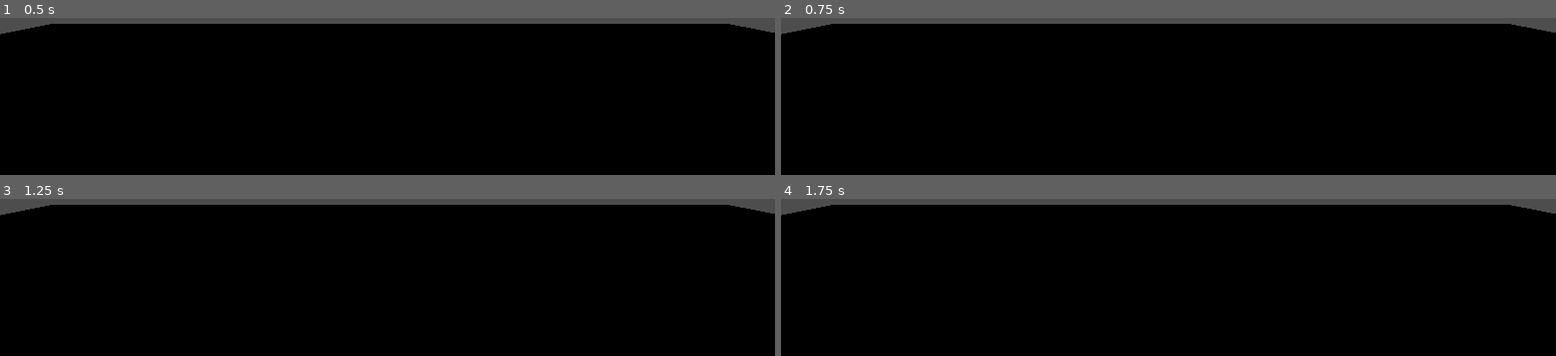
Above: before the commit, frames 1-4 (two rows, left to right).
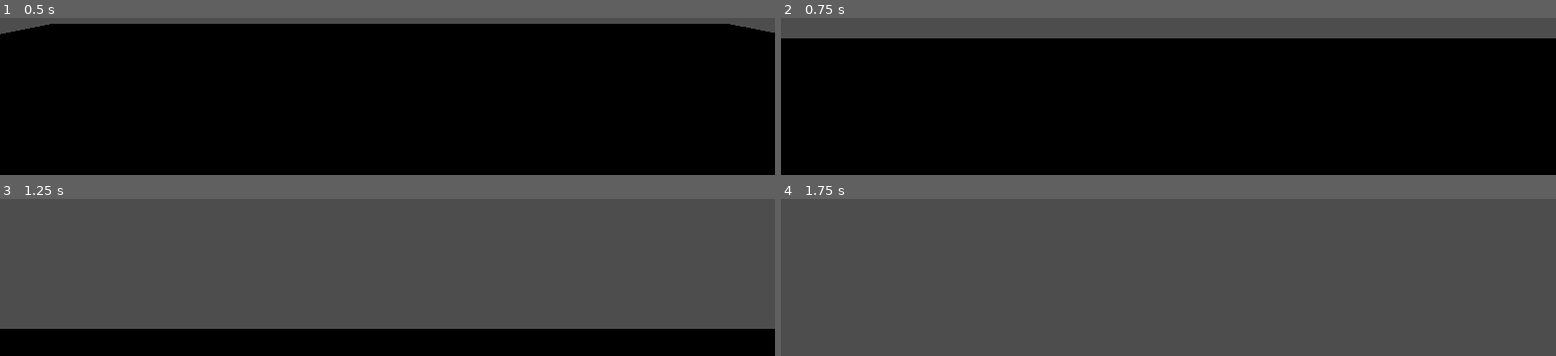
Above: after the commit, the same moments.

Repository: RadRaban/rotacja_chodzenie_cos
Game: Godot game, scene res://gra na tel.tscn
Two runs of this game, one before a commit and one after it. Both use one fixed random seed, a clock stepped at 60 frames per second and the inputs below.
Inputs (mouse positions are in pixels of both pictures, inside the frame that each line leads up to):
- Up to frame 1 (0.5 s): no input
- Up to frame 2 (0.75 s): tap Enter at 0.5 s; move the mouse to (outside the picture) at 0.52 s; press the mouse at (outside the picture) at 0.53 s
- Up to frame 3 (1.25 s): no input
- Up to frame 4 (1.75 s): move the mouse to (outside the picture) at 1.27 s; release the mouse at (outside the picture) at 1.28 s; click (outside the picture) at 1.35 s

Frame 1 is identical in both runs. In frame 2, 8.9% of the frame differs, in the area x 0-100%, y 3-13%; in frame 3, 79%; in frame 4, 96%, in the area x 0-100%, y 3-100%.

Commit message:
Działa chodzenie ruszanie

Diff:
--- a/player.gd
+++ b/player.gd
@@ -2,22 +2,26 @@
 
 const SPEED = 4.0
 const GRAVITY = 9.8
-
 @onready var head = $Head
 
+
+
 func _physics_process(delta):
-	# 📌 Odczytaj orientację z czujnika
-	var gravity_vec = Input.get_gravity()  # lepsze niż accelerometer
+	# Grawitacja
+	if not is_on_floor():
+		velocity.y -= GRAVITY * delta
+	else:
+		velocity.y = 0
+
+	# Obracanie kamerą przez akcelerometr (poniżej poprawimy oś Y)
 	var gyro = Input.get_gyroscope()
+	var yaw = gyro.y * delta * -5
+	var pitch = gyro.x * delta * -5
 
-	# 📌 Zamień odczyt na obrót (np. yaw = obrót poziomy)
-	var yaw = gyro.y * delta * 5  # w lewo/prawo
-	var pitch = gyro.x * delta * 5  # góra/dół
+	rotate_y(-yaw)
+	head.rotate_x(-pitch)
 
-	rotate_y(-yaw)  # obracaj postacią w poziomie
-	head.rotate_x(-pitch)  # patrzenie w górę/dół
-
-	# 📌 Poruszanie do przodu jeśli dotykasz ekranu
+	# 👉 Ruch do przodu po dotknięciu ekranu
 	if Input.is_action_pressed("touch"):
 		var forward = -transform.basis.z
 		velocity.x = forward.x * SPEED
@@ -26,10 +30,12 @@
 		velocity.x = 0
 		velocity.z = 0
 
-	# 📌 Grawitacja
-	if not is_on_floor():
-		velocity.y -= GRAVITY * delta
-	else:
-		velocity.y = 0
 
 	move_and_slide()
+
+func _unhandled_input(event):
+	if event is InputEventScreenTouch and event.pressed:
+		print("Ekran dotknięty!")
+
+	if event is InputEventMouseButton and event.pressed:
+		print("Kliknięcie myszy!")
--- a/project.godot
+++ b/project.godot
@@ -59,8 +59,14 @@
 }
 touch={
 "deadzone": 0.2,
-"events": []
+"events": [Object(InputEventMouseButton,"resource_local_to_scene":false,"resource_name":"","device":-1,"window_id":0,"alt_pressed":false,"shift_pressed":false,"ctrl_pressed":false,"meta_pressed":false,"button_mask":0,"position":Vector2(0, 0),"global_position":Vector2(0, 0),"factor":1.0,"button_index":1,"canceled":false,"pressed":false,"double_click":false,"script":null)
+]
 }
+
+[input_devices]
+
+sensors/enable_accelerometer=true
+sensors/enable_gyroscope=true
 
 [rendering]
 
Not shown, changed: export_presets.cfg
